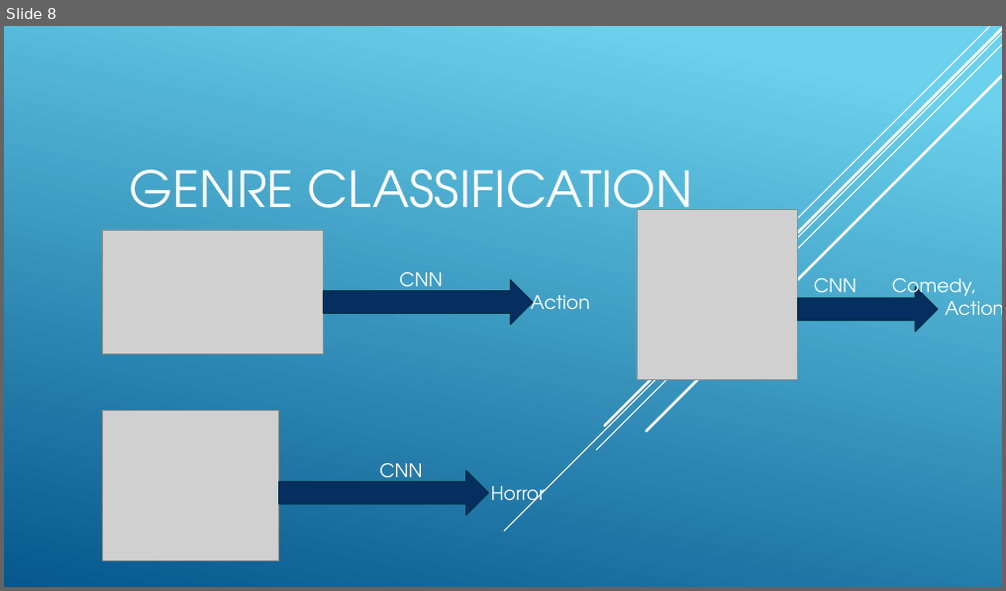
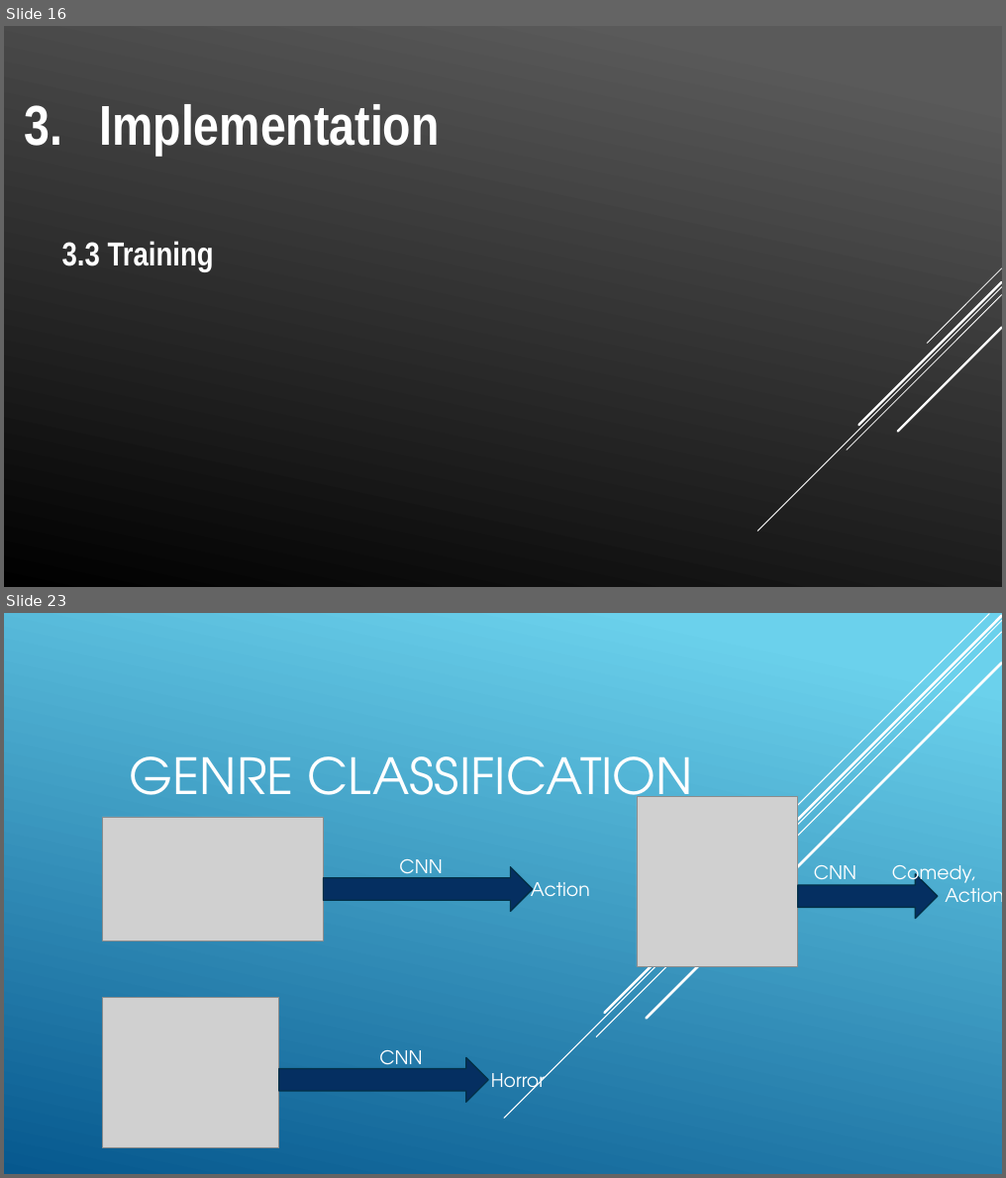
Before and after one commit to jordantangy/MoviePosterClassification-CNN, a slide deck: Slide Show.pptx. Shown one above the other, each under a label of ours: slide 8 before the commit, slides 16 and 23 after it; the slides between them are not shown. The pictures are 1006x591 and 1006x1178 pixels, drawn with LibreOffice and Linux fonts; fonts in the diff are those of the drawing; grey boxes stand for pictures. Boxes give left, top, right and bottom in pixels: in the first picture for what was removed or moved away, otherwise in the second. Text is boxed around its words. In the diff, an @@ line names an element or a change of style, - is before the commit and + after.

```diff
--- a/Slide Show.pptx
+++ b/Slide Show.pptx
@@ slide 16 added at (x1=4, y1=26, x2=1002, y2=587), background gradient #5B5B5B to #000000 @@
@@ text added at (x1=62, y1=104, x2=439, y2=272), 54 pt, text #FFFFFF, bold @@
+3. Implementation
+3.3 Training
@@ group added at (x1=757, y1=269, x2=1002, y2=531): 5 lines @@
@@ what was slide 8 is now slide 23 @@
```
Also in this commit, not shown: 1 slide changed, 14 other slides added, 4 other files.
